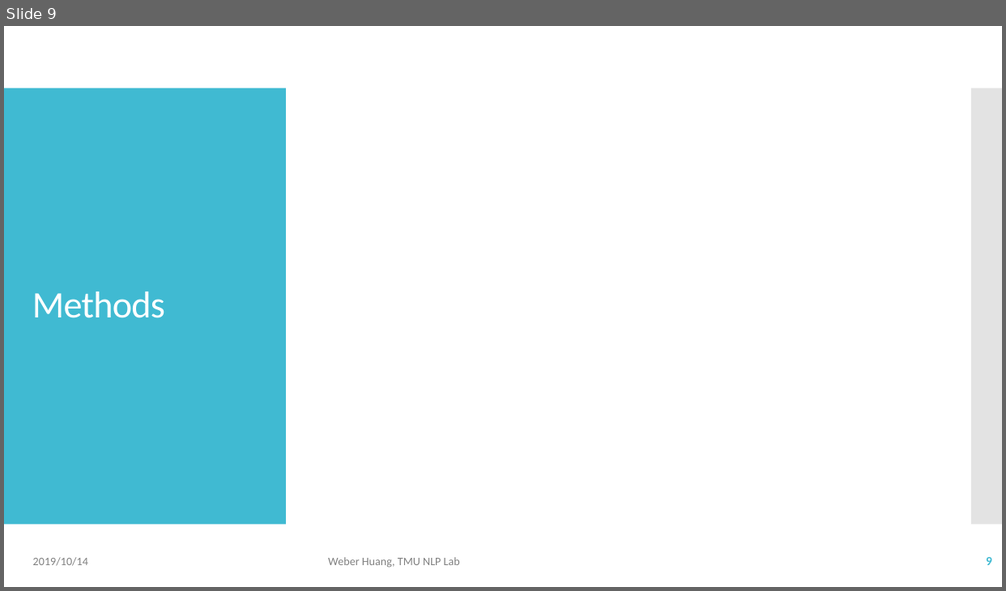
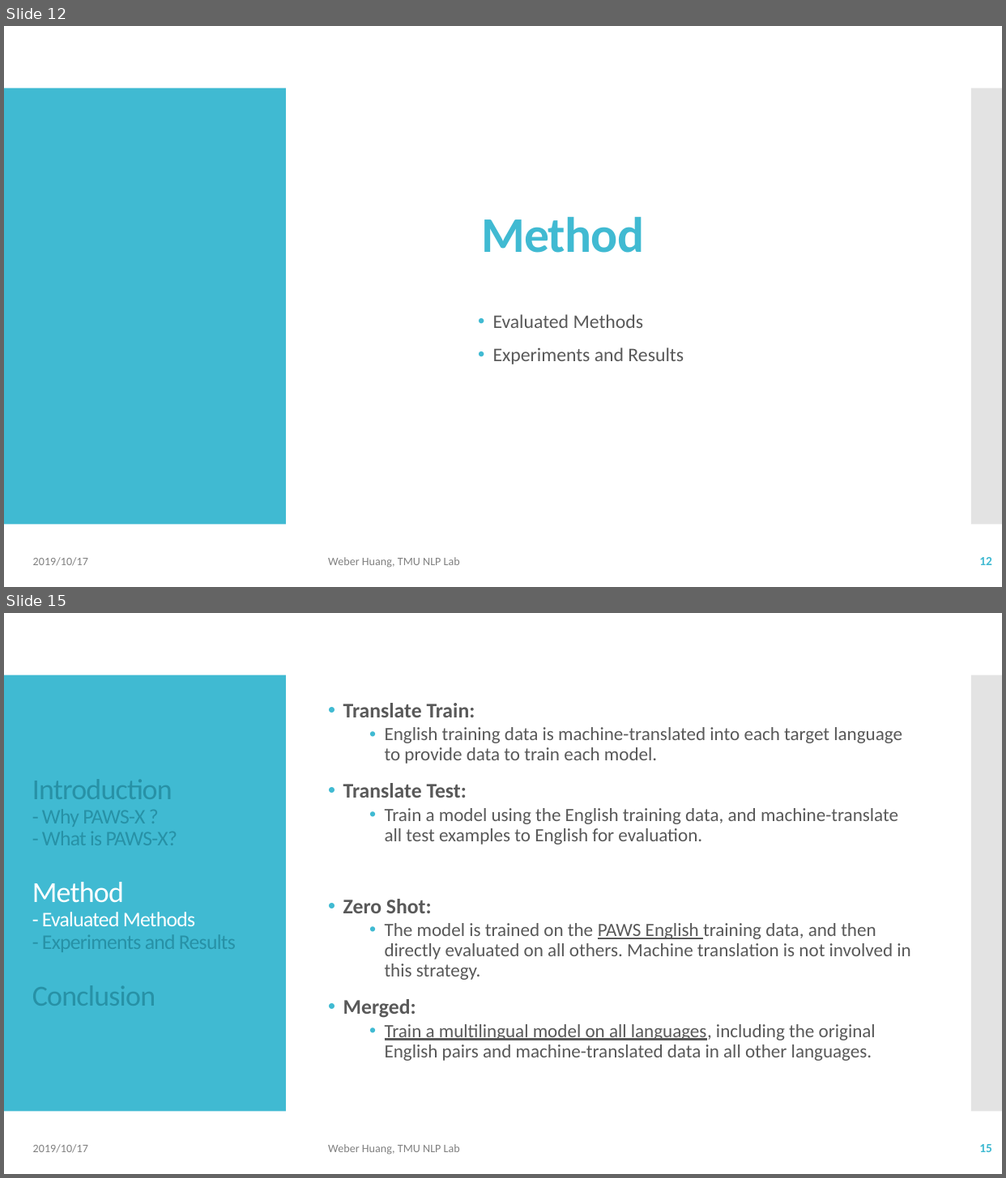
Before and after one commit to Weber12321/TMU-GIDS, a slide deck: Lab/Paper survey I.pptx. Shown one above the other, each under a label of ours: slide 9 before the commit, slides 12 and 15 after it; the slides between them are not shown. The pictures are 1006x591 and 1006x1178 pixels, drawn with LibreOffice and Linux fonts; fonts in the diff are those of the drawing. Boxes give left, top, right and bottom in pixels: in the first picture for what was removed or moved away, otherwise in the second. Text is boxed around its words. In the diff, an @@ line names an element or a change of style, - is before the commit and + after.

```diff
--- a/Lab/Paper survey I.pptx
+++ b/Lab/Paper survey I.pptx
@@ slide 15 added at (4, 613, 1002, 1174), background #FFFFFF; not listed: 2 template elements that a slide beside it also shows @@
@@ text added at (343, 703, 910, 1061), 18 pt, text #595959 @@
+• Translate Train:
+  • English training data is machine-translated into each target language to provide data to train each model.
+• Translate Test:
+  • Train a model using the English training data, and machine-translate all test examples to English for evaluation.
+• Zero Shot:
+  • The model is trained on the PAWS English training data, and then directly evaluated on all others. Machine translation is not involved in this strategy.
+• Merged:
+  • Train a multilingual model on all languages, including the original English pairs and machine-translated data in all other languages.
@@ title added at (32, 779, 236, 1006), 20 pt, text #2791A6 @@
+Introduction
+- Why PAWS-X ?
+- What is PAWS-X?
+Method
+- Evaluated Methods
+- Experiments and Results
+Conclusion
@@ text added at (33, 1144, 88, 1153), 11 pt, text #808080 @@
+2019/10/17
@@ text added at (328, 1144, 460, 1155), 11 pt, text #808080 @@
+Weber Huang, TMU NLP Lab
@@ page number added at (979, 1144, 992, 1152), 12 pt, text #40BAD2, bold @@
+15
@@ what was slide 9 is now slide 12 @@
@@ slide 12 changed as well @@
@@ title added at (481, 217, 644, 253), 48 pt, text #40BAD2, bold @@
+Method
@@ title removed at (32, 292, 165, 318) @@
-Methods
@@ text added at (493, 314, 684, 365), 18.5 pt, text #595959 @@
+• Evaluated Methods
+• Experiments and Results
@@ text at (33, 557, 88, 566): text changed @@
-2019/10/14
+2019/10/17
@@ page number at (979, 557, 992, 565): text changed @@
-9
+12
```
Also in this commit, not shown: 10 other slides changed, 8 other slides added, 1 slide removed, 6 other files.
